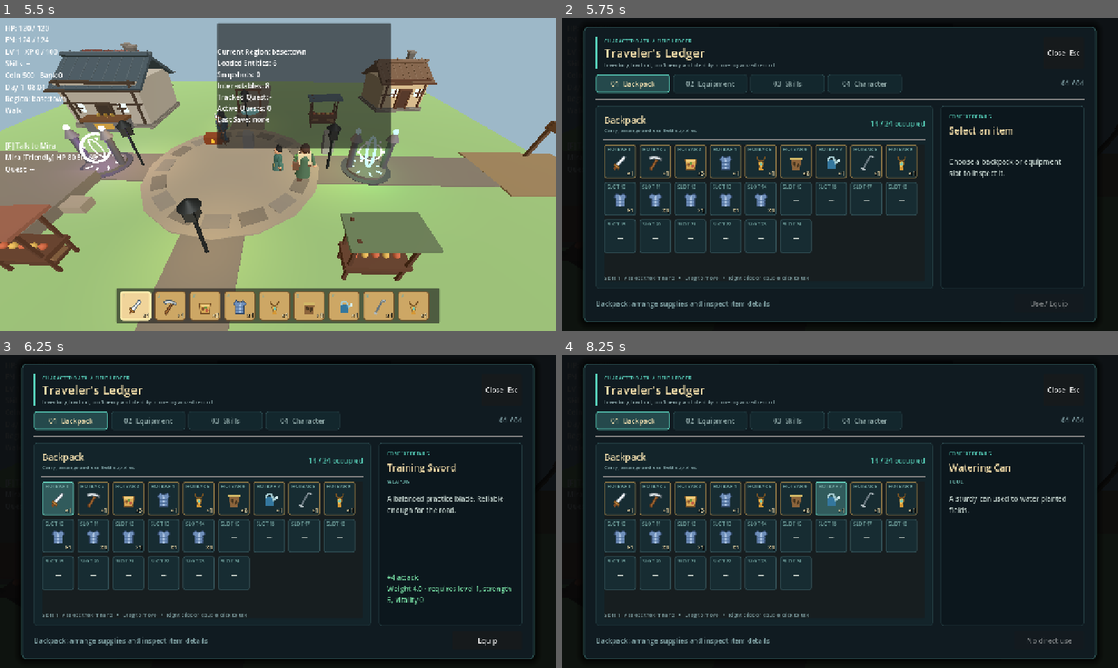
Above: before the commit, frames 1-4 (two rows, left to right).
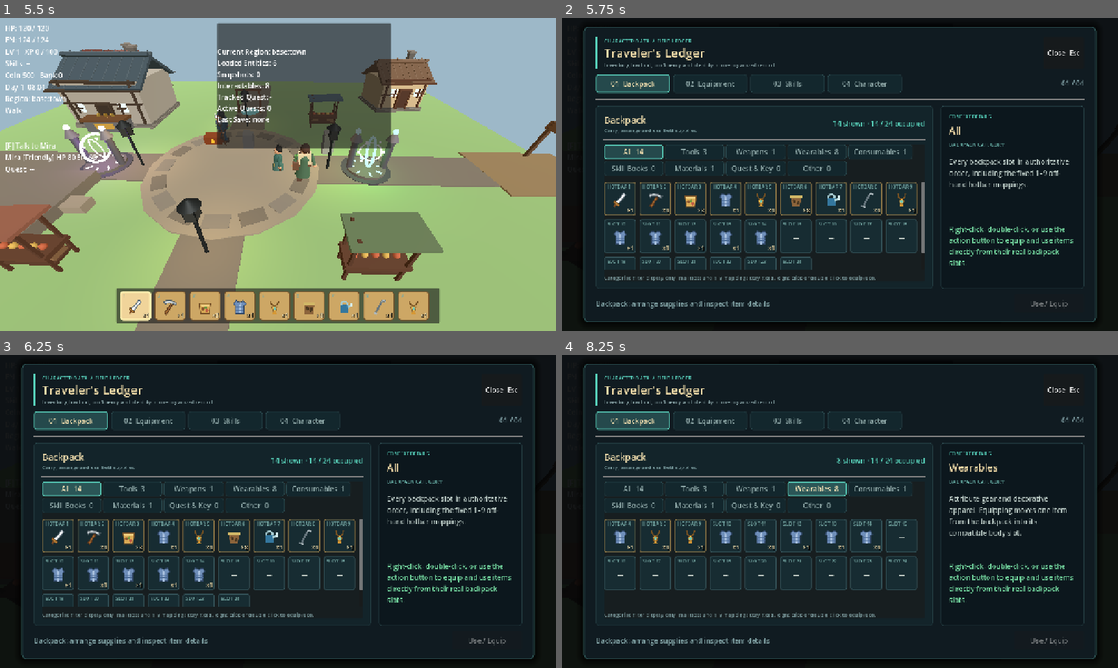
Above: after the commit, the same moments.

Repository: Yangjunjie-Lin/Stillpoint
Game: Godot game, scene res://scenes/bootstrap/main.tscn
Two runs of this game, one before a commit and one after it. Both use one fixed random seed, a clock stepped at 60 frames per second and the inputs below.
Inputs (mouse positions are in pixels of both pictures, inside the frame that each line leads up to):
- Up to frame 1 (5.5 s): click "BEGIN NEW ADVENTURE" at 0.5 s; click "开始旅程 →" at 1.25 s; tap Enter at 2 s; move the mouse to (400, 158) at 2.02 s; hold D (move_right) 2.03-2.75 s; hold Ctrl (crouch) 2.03-2.75 s; click (400, 158) at 2.17 s; tap K (jump) at 2.27, 2.57, 3.8, 5.27 s; tap Shift (guard) at 2.3, 5.3 s; drag from (166, 190) to (250, 237) at 2.77 s; move the mouse to (333, 105) at 3.52 s; hold D (move_right) 3.53-4.25 s; hold F (interact) 3.53-4.25 s; click (333, 105) at 3.67 s; drag from (250, 237) to (111, 127) at 4.27 s; move the mouse to (444, 221) at 5.02 s; hold A (move_left) from 5.03 s (still down); hold Ctrl (crouch) from 5.03 s (still down); click (444, 221) at 5.17 s
- Up to frame 2 (5.75 s): keep holding A (move_left); keep holding Ctrl (crouch); tap K (jump) at 5.57 s; tap Tab (open_menu) at 5.65 s
- Up to frame 3 (6.25 s): release A (move_left) at 5.75 s; release Ctrl (crouch) at 5.75 s; click (72, 489) at 5.75 s, where only the run after the commit has a clickable "All 14"
- Up to frame 4 (8.25 s): click (695, 489) at 6.5 s, where only the run after the commit has a clickable "Tools 3"; click (756, 489) at 7.25 s, where only the run after the commit has a clickable "Weapons 1"; click (817, 489) at 8 s, where only the run after the commit has a clickable "Wearables 8"

Frame 1 is identical in both runs. In frame 2, 6.9% of the frame differs, in the area x 7-92%, y 32-84%; in frame 3, 7.2%, in the area x 7-92%, y 32-93%; in frame 4, 5.3%.

Commit message:
feat: bind categorized backpack to equipment

Diff:
--- a/scenes/ui/rpg/inventory_menu.tscn
+++ b/scenes/ui/rpg/inventory_menu.tscn
@@ -200,9 +200,27 @@
 layout_mode = 2
 theme_override_constants/separation = 10
 
-[node name="BackpackGrid" type="GridContainer" parent="Center/Panel/Margin/VBox/Body/Workspace/WorkspaceMargin/WorkspaceVBox/PageStack/BackpackPage"]
-unique_name_in_owner = true
-layout_mode = 2
+[node name="BackpackFilterScroll" type="ScrollContainer" parent="Center/Panel/Margin/VBox/Body/Workspace/WorkspaceMargin/WorkspaceVBox/PageStack/BackpackPage"]
+custom_minimum_size = Vector2(0, 76)
+layout_mode = 2
+horizontal_scroll_mode = 0
+vertical_scroll_mode = 0
+
+[node name="BackpackFilterRow" type="GridContainer" parent="Center/Panel/Margin/VBox/Body/Workspace/WorkspaceMargin/WorkspaceVBox/PageStack/BackpackPage/BackpackFilterScroll"]
+unique_name_in_owner = true
+layout_mode = 2
+theme_override_constants/separation = 6
+columns = 5
+
+[node name="BackpackScroll" type="ScrollContainer" parent="Center/Panel/Margin/VBox/Body/Workspace/WorkspaceMargin/WorkspaceVBox/PageStack/BackpackPage"]
+layout_mode = 2
+size_flags_vertical = 3
+horizontal_scroll_mode = 0
+
+[node name="BackpackGrid" type="GridContainer" parent="Center/Panel/Margin/VBox/Body/Workspace/WorkspaceMargin/WorkspaceVBox/PageStack/BackpackPage/BackpackScroll"]
+unique_name_in_owner = true
+layout_mode = 2
+size_flags_horizontal = 3
 size_flags_vertical = 3
 theme_override_constants/h_separation = 8
 theme_override_constants/v_separation = 8
@@ -212,7 +230,7 @@
 layout_mode = 2
 theme_override_colors/font_color = Color(0.48, 0.6, 0.61, 1)
 theme_override_font_sizes/font_size = 12
-text = "Slots 1–9 select the off hand   •   Drag to move   •   Right-click or double-click to use"
+text = "Categories filter display only; real slots and 1–9 mappings stay fixed. Right-click or double-click to equip/use."
 autowrap_mode = 2
 
 [node name="EquipmentPage" type="VBoxContainer" parent="Center/Panel/Margin/VBox/Body/Workspace/WorkspaceMargin/WorkspaceVBox/PageStack"]
--- a/scripts/characters/player_controller_3d.gd
+++ b/scripts/characters/player_controller_3d.gd
@@ -329,9 +329,7 @@
 	if item_definition == null:
 		return false
 	if item_definition.equip_slot != ItemDefinition.EquipSlot.NONE:
-		return equipment != null and equipment.equip_from_inventory(
-			inventory, index, int(item_definition.equip_slot)
-		)
+		return equipment != null and equipment.equip_from_inventory(inventory, index)
 	if item_definition.use_kind == ItemDefinition.UseKind.TOOL_ACTION:
 		if combat == null or item_definition.tool_attack_id == &"":
 			return false
--- a/scripts/components/equipment_component.gd
+++ b/scripts/components/equipment_component.gd
@@ -123,6 +123,23 @@
 		else definition.is_attribute_equipment()
 
 
+func resolve_auto_equip_slot(item_id: StringName) -> int:
+	var definition := ResourceRegistry.get_item(item_id)
+	if definition == null or not definition.is_equippable():
+		return ItemDefinition.EquipSlot.NONE
+	var candidates: Array[int] = [int(definition.equip_slot)]
+	for alternate in definition.alternate_equip_slots:
+		var slot := int(alternate)
+		if not candidates.has(slot):
+			candidates.append(slot)
+	for slot in candidates:
+		if is_slot_compatible(item_id, slot) and get_equipped_item(slot) == &"":
+			return slot
+	var primary := int(definition.equip_slot)
+	return primary if is_slot_compatible(item_id, primary) \
+		else ItemDefinition.EquipSlot.NONE
+
+
 func get_load_state(strength: int, vitality: int, level: int) -> Dictionary:
 	var attribute_weight := 0.0
 	var requirement_load := 0.0
@@ -170,7 +187,7 @@
 	if definition == null:
 		return false
 	var target_slot := requested_slot if requested_slot != ItemDefinition.EquipSlot.NONE \
-		else int(definition.equip_slot)
+		else resolve_auto_equip_slot(source.item_id)
 	if not _is_equipment_slot(target_slot):
 		return false
 	if not definition.supports_equip_slot(target_slot):
--- a/scripts/resources/item_definition.gd
+++ b/scripts/resources/item_definition.gd
@@ -45,6 +45,18 @@
 	NONE,
 	CONSUME,
 	TOOL_ACTION,
+}
+
+enum InventoryCategory {
+	ALL,
+	TOOLS,
+	WEAPONS,
+	WEARABLES,
+	CONSUMABLES,
+	SKILL_BOOKS,
+	MATERIALS,
+	QUEST_ITEMS,
+	OTHER,
 }
 
 @export var id: StringName = &"item"
@@ -139,6 +151,30 @@
 	)
 
 
+func resolved_inventory_category() -> int:
+	# Priority is intentional: skill books are authored as quest-like consumables,
+	# while weapons are equipment but belong beside tools in the backpack.
+	if is_skill_book():
+		return InventoryCategory.SKILL_BOOKS
+	if item_type == ItemType.TOOL:
+		return InventoryCategory.TOOLS
+	if item_type == ItemType.WEAPON:
+		return InventoryCategory.WEAPONS
+	if is_equippable():
+		return InventoryCategory.WEARABLES
+	if use_kind == UseKind.CONSUME or item_type in [ItemType.CONSUMABLE, ItemType.FOOD]:
+		return InventoryCategory.CONSUMABLES
+	if item_type == ItemType.MATERIAL:
+		return InventoryCategory.MATERIALS
+	if item_type in [ItemType.QUEST, ItemType.GIFT, ItemType.KEY_ITEM]:
+		return InventoryCategory.QUEST_ITEMS
+	return InventoryCategory.OTHER
+
+
+func matches_inventory_category(category: int) -> bool:
+	return category == InventoryCategory.ALL or category == resolved_inventory_category()
+
+
 func supports_utility_action(action_id: StringName) -> bool:
 	return action_id != &"" and utility_actions.has(action_id)
 
--- a/scripts/ui/rpg/inventory_menu.gd
+++ b/scripts/ui/rpg/inventory_menu.gd
@@ -3,6 +3,7 @@
 ## Categorized RPG data ledger backed by authoritative runtime components.
 
 @onready var backpack_grid: GridContainer = %BackpackGrid
+@onready var backpack_filter_row: GridContainer = %BackpackFilterRow
 @onready var equipment_grid: GridContainer = %EquipmentGrid
 @onready var equipment_intro: Label = %EquipmentIntro
 @onready var profession_equipment_button: Button = %ProfessionEquipmentButton
@@ -35,6 +36,7 @@
 var _inventory: InventoryComponent
 var _equipment: EquipmentComponent
 var _inventory_buttons: Array[InventorySlotButton] = []
+var _backpack_filter_buttons: Dictionary = {}
 var _equipment_buttons: Dictionary = {}
 var _skill_selectors: Array[OptionButton] = []
 var _selected_kind: StringName = &""
@@ -44,6 +46,19 @@
 var _player_input_was_enabled: bool = true
 var _active_page: int = 0
 var _equipment_category: StringName = EquipmentComponent.PRESENTATION_PROFESSION
+var _backpack_category: int = ItemDefinition.InventoryCategory.ALL
+
+const BACKPACK_CATEGORIES: Array[Dictionary] = [
+	{"id": ItemDefinition.InventoryCategory.ALL, "label": "All"},
+	{"id": ItemDefinition.InventoryCategory.TOOLS, "label": "Tools"},
+	{"id": ItemDefinition.InventoryCategory.WEAPONS, "label": "Weapons"},
+	{"id": ItemDefinition.InventoryCategory.WEARABLES, "label": "Wearables"},
+	{"id": ItemDefinition.InventoryCategory.CONSUMABLES, "label": "Consumables"},
+	{"id": ItemDefinition.InventoryCategory.SKILL_BOOKS, "label": "Skill Books"},
+	{"id": ItemDefinition.InventoryCategory.MATERIALS, "label": "Materials"},
+	{"id": ItemDefinition.InventoryCategory.QUEST_ITEMS, "label": "Quest & Key"},
+	{"id": ItemDefinition.InventoryCategory.OTHER, "label": "Other"},
+]
 
 const PAGE_DATA := [
 	{"title": "Backpack", "subtitle": "Carry, arrange and use field supplies",
@@ -71,6 +86,7 @@
 		_select_equipment_category.bind(EquipmentComponent.PRESENTATION_DECORATIVE)
 	)
 	toggle_presentation_button.pressed.connect(_toggle_equipment_presentation)
+	_build_backpack_filters()
 	_build_backpack_slots(24)
 	_build_equipment_slots()
 	_build_skill_loadout_controls()
@@ -163,6 +179,23 @@
 		button.gui_input.connect(_on_inventory_slot_gui_input.bind(index))
 		backpack_grid.add_child(button)
 		_inventory_buttons.append(button)
+
+
+func _build_backpack_filters() -> void:
+	for child in backpack_filter_row.get_children():
+		child.queue_free()
+	_backpack_filter_buttons.clear()
+	for data in BACKPACK_CATEGORIES:
+		var category := int(data.get("id", ItemDefinition.InventoryCategory.ALL))
+		var button := Button.new()
+		button.custom_minimum_size = Vector2(136.0, 34.0)
+		button.focus_mode = Control.FOCUS_NONE
+		button.text = str(data.get("label", "Items"))
+		button.set_meta("category_label", button.text)
+		button.pressed.connect(_select_backpack_category.bind(category))
+		backpack_filter_row.add_child(button)
+		_backpack_filter_buttons[category] = button
+	_refresh_backpack_filters()
 
 
 func _build_equipment_slots() -> void:
@@ -192,14 +225,16 @@
 	for index in _inventory_buttons.size():
 		var button := _inventory_buttons[index]
 		var stack := _inventory.get_slot(index)
+		var definition := ResourceRegistry.get_item(stack.item_id) \
+			if stack != null and not stack.is_empty() else null
+		button.visible = _inventory_slot_matches_filter(stack, definition)
 		var selected := _selected_kind == &"inventory" and _selected_inventory_index == index
-		_apply_slot_style(button, selected, index < HotbarController.SLOT_COUNT)
+		_apply_slot_style(button, selected, _hotbar_position_for_inventory_slot(index) >= 0)
 		button.icon = null
 		if stack == null or stack.is_empty():
 			button.set_compact_visual(_slot_heading(index), null, 0, "—")
 			button.tooltip_text = "Slot %d · Empty" % (index + 1)
 			continue
-		var definition := ResourceRegistry.get_item(stack.item_id)
 		var display_name := definition.display_name if definition != null else String(stack.item_id)
 		button.set_compact_visual(
 			_slot_heading(index),
@@ -208,6 +243,7 @@
 			_short_name(display_name),
 		)
 		button.tooltip_text = _item_tooltip(definition, display_name, stack.quantity)
+	_refresh_backpack_filters()
 
 	if _equipment != null:
 		for slot in EquipmentComponent.EQUIP_SLOTS:
@@ -407,6 +443,77 @@
 	_refresh()
 
 
+func _select_backpack_category(category: int) -> void:
+	_backpack_category = category if category >= ItemDefinition.InventoryCategory.ALL \
+		and category <= ItemDefinition.InventoryCategory.OTHER \
+		else ItemDefinition.InventoryCategory.ALL
+	if (
+		_selected_kind == &"inventory"
+		and not _inventory_index_matches_filter(_selected_inventory_index)
+	):
+		_selected_kind = &""
+		_selected_inventory_index = -1
+	status_label.text = ""
+	_refresh()
+
+
+func _refresh_backpack_filters() -> void:
+	for raw_category in _backpack_filter_buttons:
+		var button := _backpack_filter_buttons[raw_category] as Button
+		if button != null:
+			button.text = "%s  %d" % [
+				str(button.get_meta("category_label", "Items")),
+				_count_backpack_category_stacks(int(raw_category)),
+			]
+			_apply_category_style(button, int(raw_category) == _backpack_category)
+
+
+func _count_backpack_category_stacks(category: int) -> int:
+	if _inventory == null:
+		return 0
+	var count := 0
+	for index in _inventory.slot_count:
+		var stack := _inventory.get_slot(index)
+		if stack == null or stack.is_empty():
+			continue
+		var definition := ResourceRegistry.get_item(stack.item_id)
+		if category == ItemDefinition.InventoryCategory.ALL or (
+			definition != null and definition.matches_inventory_category(category)
+		):
+			count += 1
+	return count
+
+
+func _inventory_index_matches_filter(index: int) -> bool:
+	if _inventory == null:
+		return false
+	var stack := _inventory.get_slot(index)
+	var definition := ResourceRegistry.get_item(stack.item_id) \
+		if stack != null and not stack.is_empty() else null
+	return _inventory_slot_matches_filter(stack, definition)
+
+
+func _inventory_slot_matches_filter(
+	stack: ItemStack,
+	definition: ItemDefinition,
+) -> bool:
+	if _backpack_category == ItemDefinition.InventoryCategory.ALL:
+		return true
+	if stack == null or stack.is_empty():
+		# Empty real slots stay visible so filtered items can still be moved while
+		# every button continues to target its authoritative inventory index.
+		return true
+	return definition != null and definition.matches_inventory_category(_backpack_category)
+
+
+func get_visible_inventory_indices() -> Array[int]:
+	var result: Array[int] = []
+	for index in _inventory_buttons.size():
+		if _inventory_buttons[index].visible:
+			result.append(index)
+	return result
+
+
 func _toggle_equipment_presentation() -> void:
 	if _equipment == null:
 		return
@@ -459,7 +566,10 @@
 		var stack := _inventory.get_slot(index)
 		if stack != null and not stack.is_empty():
 			occupied += 1
-	capacity_label.text = "%d / %d occupied" % [occupied, _inventory.slot_count]
+	var shown := _count_backpack_category_stacks(_backpack_category)
+	capacity_label.text = "%d shown · %d / %d occupied" % [
+		shown, occupied, _inventory.slot_count,
+	]
 
 
 func _select_page(index: int) -> void:
@@ -571,7 +681,7 @@
 		var definition := ResourceRegistry.get_item(stack.item_id)
 		if definition != null and definition.equip_slot != ItemDefinition.EquipSlot.NONE:
 			succeeded = _equipment != null and _equipment.equip_from_inventory(
-				_inventory, _selected_inventory_index, int(definition.equip_slot)
+				_inventory, _selected_inventory_index
 			)
 			status_label.text = "Equipped %s." % definition.display_name if succeeded \
 				else "That item cannot be equipped here."
@@ -665,6 +775,17 @@
 		bonuses_label.text = "Server-owned identity data also informs NPC cognition without granting NPCs knowledge they have not learned."
 		status_label.text = ""
 		action_button.disabled = true
+		return
+	if _active_page == 0 and _selected_kind == &"":
+		item_name_label.text = _backpack_category_label(_backpack_category)
+		item_type_label.text = "BACKPACK CATEGORY"
+		description_label.text = _backpack_category_description(_backpack_category)
+		bonuses_label.text = (
+			"Right-click, double-click, or use the action button to equip and use items directly from their real backpack slots."
+		)
+		status_label.text = ""
+		action_button.disabled = true
+		action_button.text = "Use / Equip"
 		return
 	if _active_page == 1 and _selected_kind == &"":
 		var decorative := _equipment_category == EquipmentComponent.PRESENTATION_DECORATIVE
@@ -698,7 +819,7 @@
 		action_button.text = "Use / Equip"
 		return
 	item_name_label.text = "%s%s" % [definition.display_name, " ×%d" % quantity if quantity > 1 else ""]
-	item_type_label.text = _item_type_name(int(definition.item_type))
+	item_type_label.text = _definition_type_name(definition)
 	description_label.text = definition.description
 	bonuses_label.text = _definition_bonuses(definition)
 	action_button.disabled = false
@@ -810,9 +931,44 @@
 
 
 func _slot_heading(index: int) -> String:
-	if index < HotbarController.SLOT_COUNT:
-		return "HOTBAR %d" % (index + 1)
+	var hotbar_position := _hotbar_position_for_inventory_slot(index)
+	if hotbar_position >= 0:
+		return "HOTBAR %d" % (hotbar_position + 1)
 	return "SLOT %02d" % (index + 1)
+
+
+func _hotbar_position_for_inventory_slot(index: int) -> int:
+	if _player == null or _player.hotbar == null:
+		return index if index < HotbarController.SLOT_COUNT else -1
+	return _player.hotbar.slot_refs.find(index)
+
+
+func _backpack_category_label(category: int) -> String:
+	for data in BACKPACK_CATEGORIES:
+		if int(data.get("id", -1)) == category:
+			return str(data.get("label", "Items"))
+	return "All"
+
+
+func _backpack_category_description(category: int) -> String:
+	match category:
+		ItemDefinition.InventoryCategory.TOOLS:
+			return "Field tools and utility implements. Their real slots remain available to the 1–9 off-hand mapping."
+		ItemDefinition.InventoryCategory.WEAPONS:
+			return "Main-hand weapons that can be equipped directly from the backpack."
+		ItemDefinition.InventoryCategory.WEARABLES:
+			return "Attribute gear and decorative apparel. Equipping moves one item from the backpack into its compatible body slot."
+		ItemDefinition.InventoryCategory.CONSUMABLES:
+			return "Food, medicine and other one-use supplies."
+		ItemDefinition.InventoryCategory.SKILL_BOOKS:
+			return "Manuals and codices that permanently advance their authored skill proficiency when studied."
+		ItemDefinition.InventoryCategory.MATERIALS:
+			return "Crafting, farming and gathering materials kept in their original backpack slots."
+		ItemDefinition.InventoryCategory.QUEST_ITEMS:
+			return "Quest, gift and key items used by authored world interactions."
+		ItemDefinition.InventoryCategory.OTHER:
+			return "Companion supplies, furniture and miscellaneous possessions."
+	return "Every backpack slot in authoritative order, including the fixed 1–9 off-hand hotbar mappings."
 
 
 func _equipment_slot_name(slot: int) -> String:
@@ -859,6 +1015,22 @@
 	return str(keys[item_type]).replace("_", " ")
 
 
+func _definition_type_name(definition: ItemDefinition) -> String:
+	if definition == null:
+		return "MISC"
+	if definition.is_skill_book():
+		return "SKILL BOOK"
+	if definition.is_decorative_equipment():
+		return "DECORATIVE EQUIPMENT · %s" % _equipment_slot_name(
+			int(definition.equip_slot)
+		)
+	if definition.is_attribute_equipment():
+		return "ATTRIBUTE EQUIPMENT · %s" % _equipment_slot_name(
+			int(definition.equip_slot)
+		)
+	return _item_type_name(int(definition.item_type))
+
+
 func _definition_bonuses(definition: ItemDefinition) -> String:
 	var parts: Array[String] = []
 	if definition.health_restore > 0.0:
--- /dev/null
+++ b/tests/integration/test_backpack_category_filter_binding.gd
@@ -0,0 +1,74 @@
+extends RefCounted
+
+
+func run() -> bool:
+	var tree := Engine.get_main_loop() as SceneTree
+	var world := WorldTestHelper.boot_world(tree)
+	await WorldTestHelper.await_frames(tree, 3)
+	var player := world.player
+	var ledger := world.get_node("WorldUI/InventoryMenu") as InventoryMenu
+	ledger.open_menu()
+	ledger.call("_select_page", 0)
+	var original_inventory := player.inventory.to_dict()
+	var original_hotbar := player.hotbar.to_dict()
+	var sword_index := _find_slot(player.inventory, &"training_sword")
+	var snack_index := _find_slot(player.inventory, &"trail_snack")
+	var hood_index := _find_slot(player.inventory, &"scout_hood")
+	var ok := sword_index >= 0 and snack_index >= 0 and hood_index >= 0
+
+	ledger.call("_select_backpack_category", ItemDefinition.InventoryCategory.WEAPONS)
+	var weapon_visible := ledger.get_visible_inventory_indices()
+	ok = ok and weapon_visible.has(sword_index)
+	ok = ok and not weapon_visible.has(snack_index)
+	ok = ok and not weapon_visible.has(hood_index)
+	ledger.call("_select_inventory_slot", sword_index)
+	ok = ok and ledger.action_button.text == "Equip"
+	ledger.action_button.pressed.emit()
+	ok = ok and player.equipment.get_equipped_item(
+		ItemDefinition.EquipSlot.WEAPON
+	) == &"training_sword"
+	ok = ok and player.inventory.get_slot(sword_index).is_empty()
+	ledger.call("_select_backpack_category", ItemDefinition.InventoryCategory.WEARABLES)
+	ledger.call("_select_inventory_slot", hood_index)
+	ok = ok and ledger.item_type_label.text.begins_with("ATTRIBUTE EQUIPMENT")
+	var right_click := InputEventMouseButton.new()
+	right_click.button_index = MOUSE_BUTTON_RIGHT
+	right_click.pressed = true
+	ledger.call("_on_inventory_slot_gui_input", right_click, hood_index)
+	ok = ok and player.equipment.get_equipped_item(
+		ItemDefinition.EquipSlot.HEAD
+	) == &"scout_hood"
+	ok = ok and player.inventory.get_slot(hood_index).is_empty()
+
+	ledger.call("_select_backpack_category", ItemDefinition.InventoryCategory.CONSUMABLES)
+	var consumable_visible := ledger.get_visible_inventory_indices()
+	ok = ok and consumable_visible.has(snack_index)
+	# The equipped hood's now-empty authoritative slot remains a valid drop
+	# target; occupied non-consumable slots stay filtered out.
+	ok = ok and consumable_visible.has(hood_index)
+	var material_index := _find_slot(player.inventory, &"turnip_seed")
+	ok = ok and material_index >= 0 and not consumable_visible.has(material_index)
+	ok = ok and player.hotbar.to_dict() == original_hotbar
+	var saved := player.inventory.to_dict()
+	# Filtering itself cannot mutate inventory. The one intentional difference
+	# from the original snapshot is each equipped item's real source slot.
+	var original_slots: Array = original_inventory.get("slots", [])
+	var saved_slots: Array = saved.get("slots", [])
+	for index in mini(original_slots.size(), saved_slots.size()):
+		if index not in [sword_index, hood_index]:
+			ok = ok and original_slots[index] == saved_slots[index]
+
+	ledger.close_menu()
+	world.free()
+	tree.paused = false
+	if not ok:
+		push_error("backpack filtering changed real slot, hotbar, or direct equip binding")
+	return ok
+
+
+func _find_slot(inventory: InventoryComponent, item_id: StringName) -> int:
+	for index in inventory.slot_count:
+		var stack := inventory.get_slot(index)
+		if stack != null and not stack.is_empty() and stack.item_id == item_id:
+			return index
+	return -1
--- a/tests/integration/test_rpg_ui_information_hierarchy.gd
+++ b/tests/integration/test_rpg_ui_information_hierarchy.gd
@@ -21,6 +21,7 @@
 		ok = ok and ledger.PAGE_DATA.size() == 4
 		ok = ok and ledger.page_stack.get_tab_count() == 4
 		ok = ok and ledger.get_node_or_null("Center/Panel/Margin/VBox/Body/Details") is PanelContainer
+		ok = ok and ledger.backpack_filter_row.get_child_count() == 9
 		ok = ok and ledger.profession_equipment_button.text == "Profession Gear"
 		ok = ok and ledger.decorative_equipment_button.text == "Decorative Outfit"
 		ok = ok and ledger.toggle_presentation_button.text == "Show Decorative Outfit"
--- /dev/null
+++ b/tests/unit/test_equipment_auto_slot_selection.gd
@@ -0,0 +1,39 @@
+extends RefCounted
+
+
+func run() -> bool:
+	var ring_a := _ring(&"test:ring/a")
+	var ring_b := _ring(&"test:ring/b")
+	var ring_c := _ring(&"test:ring/c")
+	var inventory := InventoryComponent.new()
+	inventory.slot_count = 5
+	inventory._ready()
+	inventory.add_item(ring_a.id, 1)
+	inventory.add_item(ring_b.id, 1)
+	inventory.add_item(ring_c.id, 1)
+	var equipment := EquipmentComponent.new()
+	var ok := equipment.resolve_auto_equip_slot(ring_a.id) == ItemDefinition.EquipSlot.RING_LEFT
+	ok = ok and equipment.equip_from_inventory(inventory, 0)
+	ok = ok and equipment.resolve_auto_equip_slot(ring_b.id) == ItemDefinition.EquipSlot.RING_RIGHT
+	ok = ok and equipment.equip_from_inventory(inventory, 1)
+	ok = ok and equipment.get_equipped_item(ItemDefinition.EquipSlot.RING_LEFT) == ring_a.id
+	ok = ok and equipment.get_equipped_item(ItemDefinition.EquipSlot.RING_RIGHT) == ring_b.id
+	ok = ok and equipment.equip_from_inventory(inventory, 2)
+	ok = ok and equipment.get_equipped_item(ItemDefinition.EquipSlot.RING_LEFT) == ring_c.id
+	ok = ok and inventory.count_item(ring_a.id) == 1
+	inventory.free()
+	equipment.free()
+	if not ok:
+		push_error("direct backpack equip did not prefer an empty compatible slot")
+	return ok
+
+
+func _ring(item_id: StringName) -> ItemDefinition:
+	var definition := ItemDefinition.new()
+	definition.id = item_id
+	definition.display_name = String(item_id)
+	definition.max_stack = 1
+	definition.equip_slot = ItemDefinition.EquipSlot.RING_LEFT
+	definition.alternate_equip_slots = [ItemDefinition.EquipSlot.RING_RIGHT]
+	ResourceRegistry.register_item(definition)
+	return definition
--- /dev/null
+++ b/tests/unit/test_item_inventory_categories.gd
@@ -0,0 +1,31 @@
+extends RefCounted
+
+
+func run() -> bool:
+	var expected := {
+		&"field_pick": ItemDefinition.InventoryCategory.TOOLS,
+		&"training_sword": ItemDefinition.InventoryCategory.WEAPONS,
+		&"scout_hood": ItemDefinition.InventoryCategory.WEARABLES,
+		&"festival_hairpin": ItemDefinition.InventoryCategory.WEARABLES,
+		&"trail_snack": ItemDefinition.InventoryCategory.CONSUMABLES,
+		&"mossjaw_manual": ItemDefinition.InventoryCategory.SKILL_BOOKS,
+		&"turnip_seed": ItemDefinition.InventoryCategory.MATERIALS,
+		&"gift_box": ItemDefinition.InventoryCategory.QUEST_ITEMS,
+	}
+	var ok := true
+	for item_id in expected:
+		var definition := ResourceRegistry.get_item(item_id)
+		ok = ok and definition != null
+		if definition != null:
+			ok = ok and definition.resolved_inventory_category() == expected[item_id]
+			ok = ok and definition.matches_inventory_category(expected[item_id])
+			ok = ok and definition.matches_inventory_category(
+				ItemDefinition.InventoryCategory.ALL
+			)
+	var book := ResourceRegistry.get_item(&"mossjaw_manual")
+	ok = ok and book != null and not book.matches_inventory_category(
+		ItemDefinition.InventoryCategory.CONSUMABLES
+	)
+	if not ok:
+		push_error("item inventory category priority or authored mapping regressed")
+	return ok
--- a/tools/godot/capture_rpg_ui_previews.gd
+++ b/tools/godot/capture_rpg_ui_previews.gd
@@ -35,6 +35,13 @@
 			world.get_viewport(),
 			"%s/ledger-%02d.png" % [OUTPUT_DIR, page_index + 1],
 		)
+		if page_index == 0:
+			ledger.call("_select_backpack_category", 3)
+			await _frames(2)
+			_capture_viewport(
+				world.get_viewport(),
+				"%s/ledger-01-wearables.png" % OUTPUT_DIR,
+			)
 		if page_index == 1:
 			ledger.call("_select_equipment_category", &"decorative")
 			ledger.call("_toggle_equipment_presentation")
Not shown, added: tests/integration/test_backpack_category_filter_binding.gd.uid
Not shown, added: tests/integration/test_equipment_category_ui.gd.uid
Not shown, added: tests/integration/test_equipment_presentation_visual_switch.gd.uid
Not shown, added: tests/unit/test_equipment_auto_slot_selection.gd.uid
Not shown, added: tests/unit/test_equipment_presentation_mode.gd.uid
Not shown, added: tests/unit/test_item_inventory_categories.gd.uid
Not shown, changed: .github/workflows/ci.yml
Not shown, changed: README.md
Not shown, changed: docs/design/SKILL_LOADOUT_DUAL_WIELD_EQUIPMENT.md
Not shown, changed: tools/python/run_godot_tests.py
